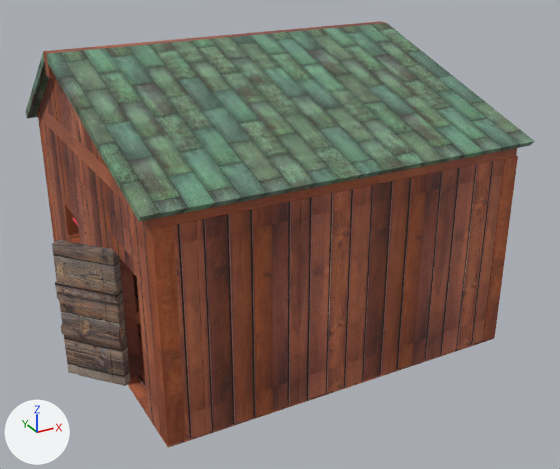
The FBX model Baú -Modelos_3D/Cenários/Floresta/Galhinheiro_Fazenda.fbx: old version first, new version second.
One viewpoint serves both versions: a 50 mm camera at (-11.59, -22.61, 13.98) aimed at (0.27, -1.05, 3.2). Lighting does not change. The marker at lower left points along +X, +Y and +Z. Where no turn or scale is listed for an object, it has been applied to the vertices.

Objects in the first picture: 'Batente', 'Chao', 'Parede', 'Parede.003', 'Parede_Teto.', 'Pilar.000', 'Pilar.003', 'Porta', 'Suporte_Teto', 'Suporte_Teto.010', 'Suporte_Teto.011', 'Teto.001'.
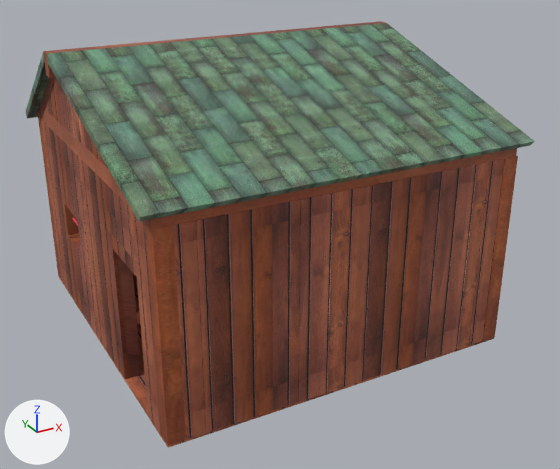
The change in detail:
Object 'Porta' (ob_porta) is deleted.

Changed parts and their boxes [x1, y1, x2, y2] in the pictures (560 x 469 px):
'Porta', deleted (brown)
    before: [52, 240, 131, 386]
